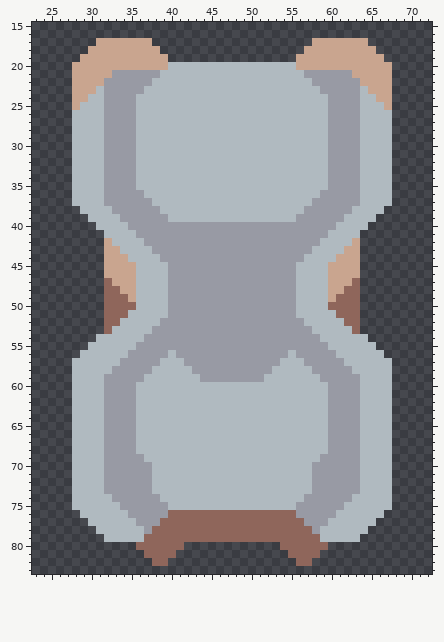
One commit to this sprite sheet: sprites/units/duotank/duotank.png. Above is the file before it was changed.
The file is 96x96 pixels. Shown: x 23..72, y 15..83.
After:
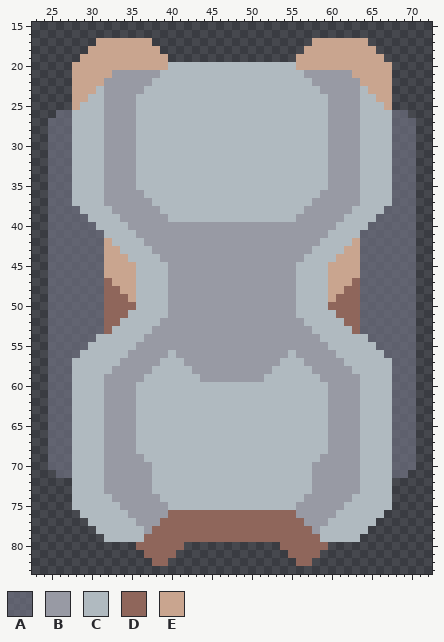
Palette (. is transparent): A #6e7080b2  B #989aa4  C #b0bac0  D #8f665b  E #c9a58f
What changed:
@@ x 23..72 @@
 25 .....ECCCBBBBCCCCCCCCCCCCCCCCCCCCCCCCBBBBCCCE.....
-26 .....CCCCBBBBCCCCCCCCCCCCCCCCCCCCCCCCBBBBCCCC.....
-27 .....CCCCBBBBCCCCCCCCCCCCCCCCCCCCCCCCBBBBCCCC.....
-28 .....CCCCBBBBCCCCCCCCCCCCCCCCCCCCCCCCBBBBCCCC.....
-29 .....CCCCBBBBCCCCCCCCCCCCCCCCCCCCCCCCBBBBCCCC.....
-30 .....CCCCBBBBCCCCCCCCCCCCCCCCCCCCCCCCBBBBCCCC.....
-31 .....CCCCBBBBCCCCCCCCCCCCCCCCCCCCCCCCBBBBCCCC.....
-32 .....CCCCBBBBCCCCCCCCCCCCCCCCCCCCCCCCBBBBCCCC.....
-33 .....CCCCBBBBCCCCCCCCCCCCCCCCCCCCCCCCBBBBCCCC.....
-34 .....CCCCBBBBCCCCCCCCCCCCCCCCCCCCCCCCBBBBCCCC.....
-35 .....CCCCBBBBCCCCCCCCCCCCCCCCCCCCCCCCBBBBCCCC.....
-36 .....CCCCBBBBBCCCCCCCCCCCCCCCCCCCCCCBBBBBCCCC.....
-37 .....CCCCBBBBBBCCCCCCCCCCCCCCCCCCCCBBBBBBCCCC.....
-38 ......CCCCBBBBBBCCCCCCCCCCCCCCCCCCBBBBBBCCCC......
-39 .......CCCCBBBBBBCCCCCCCCCCCCCCCCBBBBBBCCCC.......
-40 ........CCCCBBBBBBBBBBBBBBBBBBBBBBBBBBCCCC........
-41 .........CCCCBBBBBBBBBBBBBBBBBBBBBBBBCCCC.........
-42 .........ECCCCBBBBBBBBBBBBBBBBBBBBBBCCCCE.........
-43 .........EECCCCBBBBBBBBBBBBBBBBBBBBCCCCEE.........
-44 .........EEECCCCBBBBBBBBBBBBBBBBBBCCCCEEE.........
-45 .........EEEECCCCBBBBBBBBBBBBBBBBCCCCEEEE.........
-46 .........EEEECCCCBBBBBBBBBBBBBBBBCCCCEEEE.........
-47 .........DEEECCCCBBBBBBBBBBBBBBBBCCCCEEED.........
-48 .........DDEECCCCBBBBBBBBBBBBBBBBCCCCEEDD.........
-49 .........DDDECCCCBBBBBBBBBBBBBBBBCCCCEDDD.........
-50 .........DDDDCCCCBBBBBBBBBBBBBBBBCCCCDDDD.........
-51 .........DDDCCCCCBBBBBBBBBBBBBBBBCCCCCDDD.........
-52 .........DDCCCCCBBBBBBBBBBBBBBBBBBCCCCCDD.........
-53 .........DCCCCCBBBBBBBBBBBBBBBBBBBBCCCCCD.........
-54 ........CCCCCCBBBBBBBBBBBBBBBBBBBBBBCCCCCC........
-55 .......CCCCCCBBBBBBBBBBBBBBBBBBBBBBBBCCCCCC.......
-56 ......CCCCCCBBBBBCBBBBBBBBBBBBBBCBBBBBCCCCCC......
-57 .....CCCCCCBBBBBCCCBBBBBBBBBBBBCCCBBBBBCCCCCC.....
-58 .....CCCCCBBBBBCCCCCBBBBBBBBBBCCCCCBBBBBCCCCC.....
-59 .....CCCCBBBBBCCCCCCCBBBBBBBBCCCCCCCBBBBBCCCC.....
-60 .....CCCCBBBBCCCCCCCCCCCCCCCCCCCCCCCCBBBBCCCC.....
-61 .....CCCCBBBBCCCCCCCCCCCCCCCCCCCCCCCCBBBBCCCC.....
-62 .....CCCCBBBBCCCCCCCCCCCCCCCCCCCCCCCCBBBBCCCC.....
-63 .....CCCCBBBBCCCCCCCCCCCCCCCCCCCCCCCCBBBBCCCC.....
-64 .....CCCCBBBBCCCCCCCCCCCCCCCCCCCCCCCCBBBBCCCC.....
-65 .....CCCCBBBBCCCCCCCCCCCCCCCCCCCCCCCCBBBBCCCC.....
-66 .....CCCCBBBBCCCCCCCCCCCCCCCCCCCCCCCCBBBBCCCC.....
-67 .....CCCCBBBBCCCCCCCCCCCCCCCCCCCCCCCCBBBBCCCC.....
-68 .....CCCCBBBBCCCCCCCCCCCCCCCCCCCCCCCCBBBBCCCC.....
-69 .....CCCCBBBBBCCCCCCCCCCCCCCCCCCCCCCBBBBBCCCC.....
-70 .....CCCCBBBBBBCCCCCCCCCCCCCCCCCCCCBBBBBBCCCC.....
-71 .....CCCCBBBBBBCCCCCCCCCCCCCCCCCCCCBBBBBBCCCC.....
+26 ...AACCCCBBBBCCCCCCCCCCCCCCCCCCCCCCCCBBBBCCCCAA...
+27 ..AAACCCCBBBBCCCCCCCCCCCCCCCCCCCCCCCCBBBBCCCCAAA..
+28 ..AAACCCCBBBBCCCCCCCCCCCCCCCCCCCCCCCCBBBBCCCCAAA..
+29 ..AAACCCCBBBBCCCCCCCCCCCCCCCCCCCCCCCCBBBBCCCCAAA..
+30 ..AAACCCCBBBBCCCCCCCCCCCCCCCCCCCCCCCCBBBBCCCCAAA..
+31 ..AAACCCCBBBBCCCCCCCCCCCCCCCCCCCCCCCCBBBBCCCCAAA..
+32 ..AAACCCCBBBBCCCCCCCCCCCCCCCCCCCCCCCCBBBBCCCCAAA..
+33 ..AAACCCCBBBBCCCCCCCCCCCCCCCCCCCCCCCCBBBBCCCCAAA..
+34 ..AAACCCCBBBBCCCCCCCCCCCCCCCCCCCCCCCCBBBBCCCCAAA..
+35 ..AAACCCCBBBBCCCCCCCCCCCCCCCCCCCCCCCCBBBBCCCCAAA..
+36 ..AAACCCCBBBBBCCCCCCCCCCCCCCCCCCCCCCBBBBBCCCCAAA..
+37 ..AAACCCCBBBBBBCCCCCCCCCCCCCCCCCCCCBBBBBBCCCCAAA..
+38 ..AAAACCCCBBBBBBCCCCCCCCCCCCCCCCCCBBBBBBCCCCAAAA..
+39 ..AAAAACCCCBBBBBBCCCCCCCCCCCCCCCCBBBBBBCCCCAAAAA..
+40 ..AAAAAACCCCBBBBBBBBBBBBBBBBBBBBBBBBBBCCCCAAAAAA..
+41 ..AAAAAAACCCCBBBBBBBBBBBBBBBBBBBBBBBBCCCCAAAAAAA..
+42 ..AAAAAAAECCCCBBBBBBBBBBBBBBBBBBBBBBCCCCEAAAAAAA..
+43 ..AAAAAAAEECCCCBBBBBBBBBBBBBBBBBBBBCCCCEEAAAAAAA..
+44 ..AAAAAAAEEECCCCBBBBBBBBBBBBBBBBBBCCCCEEEAAAAAAA..
+45 ..AAAAAAAEEEECCCCBBBBBBBBBBBBBBBBCCCCEEEEAAAAAAA..
+46 ..AAAAAAAEEEECCCCBBBBBBBBBBBBBBBBCCCCEEEEAAAAAAA..
+47 ..AAAAAAADEEECCCCBBBBBBBBBBBBBBBBCCCCEEEDAAAAAAA..
+48 ..AAAAAAADDEECCCCBBBBBBBBBBBBBBBBCCCCEEDDAAAAAAA..
+49 ..AAAAAAADDDECCCCBBBBBBBBBBBBBBBBCCCCEDDDAAAAAAA..
+50 ..AAAAAAADDDDCCCCBBBBBBBBBBBBBBBBCCCCDDDDAAAAAAA..
+51 ..AAAAAAADDDCCCCCBBBBBBBBBBBBBBBBCCCCCDDDAAAAAAA..
+52 ..AAAAAAADDCCCCCBBBBBBBBBBBBBBBBBBCCCCCDDAAAAAAA..
+53 ..AAAAAAADCCCCCBBBBBBBBBBBBBBBBBBBBCCCCCDAAAAAAA..
+54 ..AAAAAACCCCCCBBBBBBBBBBBBBBBBBBBBBBCCCCCCAAAAAA..
+55 ..AAAAACCCCCCBBBBBBBBBBBBBBBBBBBBBBBBCCCCCCAAAAA..
+56 ..AAAACCCCCCBBBBBCBBBBBBBBBBBBBBCBBBBBCCCCCCAAAA..
+57 ..AAACCCCCCBBBBBCCCBBBBBBBBBBBBCCCBBBBBCCCCCCAAA..
+58 ..AAACCCCCBBBBBCCCCCBBBBBBBBBBCCCCCBBBBBCCCCCAAA..
+59 ..AAACCCCBBBBBCCCCCCCBBBBBBBBCCCCCCCBBBBBCCCCAAA..
+60 ..AAACCCCBBBBCCCCCCCCCCCCCCCCCCCCCCCCBBBBCCCCAAA..
+61 ..AAACCCCBBBBCCCCCCCCCCCCCCCCCCCCCCCCBBBBCCCCAAA..
+62 ..AAACCCCBBBBCCCCCCCCCCCCCCCCCCCCCCCCBBBBCCCCAAA..
+63 ..AAACCCCBBBBCCCCCCCCCCCCCCCCCCCCCCCCBBBBCCCCAAA..
+64 ..AAACCCCBBBBCCCCCCCCCCCCCCCCCCCCCCCCBBBBCCCCAAA..
+65 ..AAACCCCBBBBCCCCCCCCCCCCCCCCCCCCCCCCBBBBCCCCAAA..
+66 ..AAACCCCBBBBCCCCCCCCCCCCCCCCCCCCCCCCBBBBCCCCAAA..
+67 ..AAACCCCBBBBCCCCCCCCCCCCCCCCCCCCCCCCBBBBCCCCAAA..
+68 ..AAACCCCBBBBCCCCCCCCCCCCCCCCCCCCCCCCBBBBCCCCAAA..
+69 ..AAACCCCBBBBBCCCCCCCCCCCCCCCCCCCCCCBBBBBCCCCAAA..
+70 ..AAACCCCBBBBBBCCCCCCCCCCCCCCCCCCCCBBBBBBCCCCAAA..
+71 ...AACCCCBBBBBBCCCCCCCCCCCCCCCCCCCCBBBBBBCCCCAA...
 72 .....CCCCBBBBBBCCCCCCCCCCCCCCCCCCCCBBBBBBCCCC.....
Where, in picture pixels (left, top, right, bottom), the same in both pictures:
added: (48, 110, 104, 478)
added: (360, 110, 416, 478)
